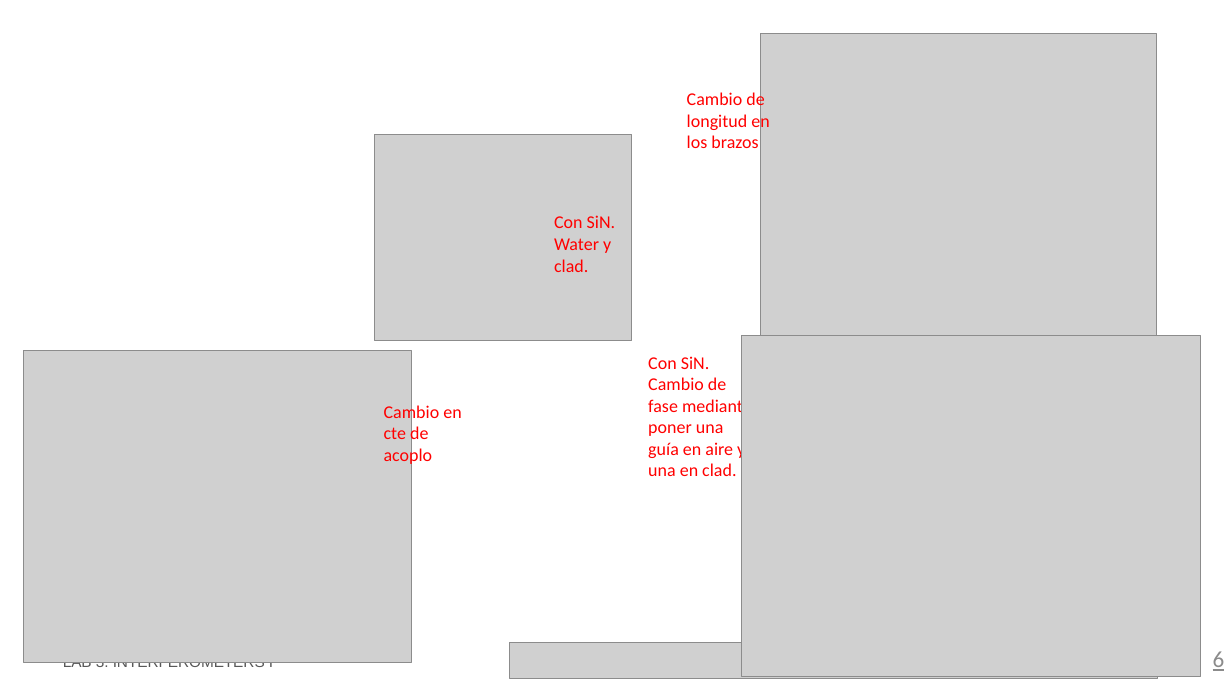
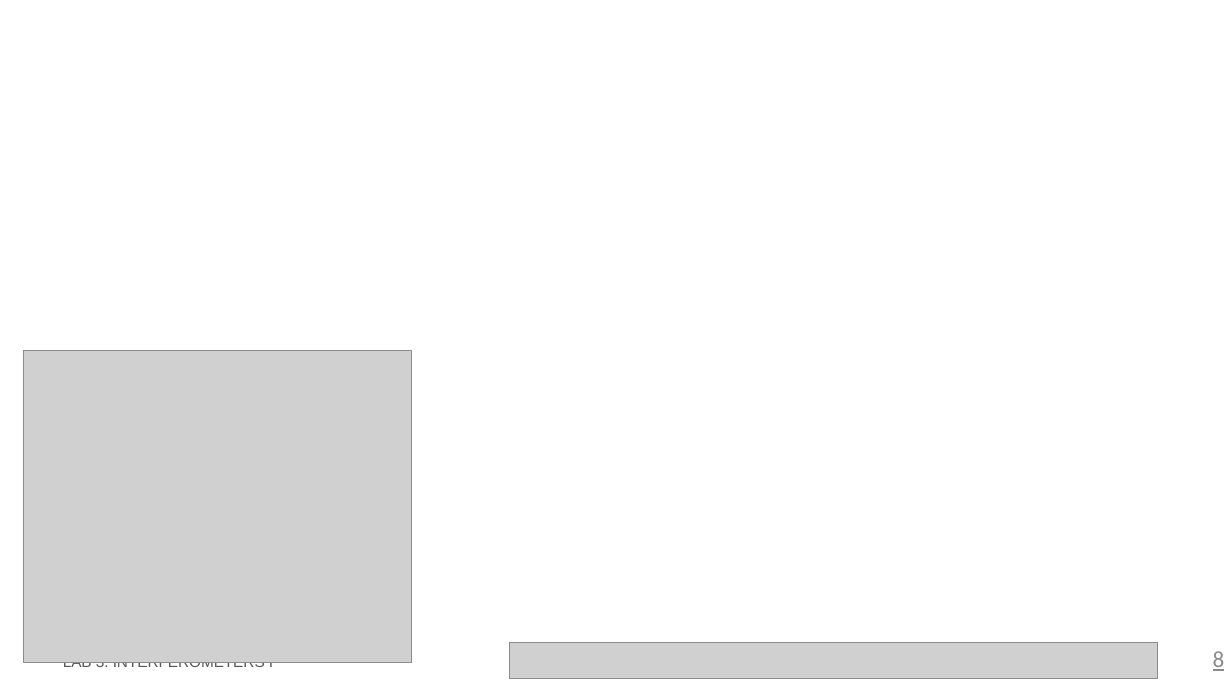
Before and after one commit to mromgar1/pic-upv-lab3, a slide deck: slide 8 of LabBook_3.pptx (slide 6 before the commit). Drawn at 1232x693 pixels with LibreOffice and Linux fonts; fonts in the diff are those of the drawing; grey boxes stand for pictures; background and template pictures are left out. Boxes give left, top, right and bottom in pixels: in the first picture for what was removed or moved away, otherwise in the second. Text is boxed around its words. In the diff, an @@ line names an element or a change of style, - is before the commit and + after.

```diff
--- a/LabBook_3.pptx
+++ b/LabBook_3.pptx
@@ picture removed at [761,33,1156,351] @@
@@ text removed at [687,91,769,148] @@
-Cambio de longitud en los brazos
@@ picture removed at [374,134,632,341] @@
@@ text removed at [554,215,616,272] @@
-Con SiN. Water y clad.
@@ text removed at [648,356,752,476] @@
-Con SiN. Cambio de fase mediante poner una guía en aire y una en clad.
@@ picture removed at [742,335,1202,677] @@
@@ text removed at [384,403,461,466] @@
-Cambio en cte de acoplo
@@ page number at [1213,651,1225,671]: text changed @@
-6
+8
```
Also in this commit, not shown: 1 other slide changed, 2 slides added, 1 other file.
